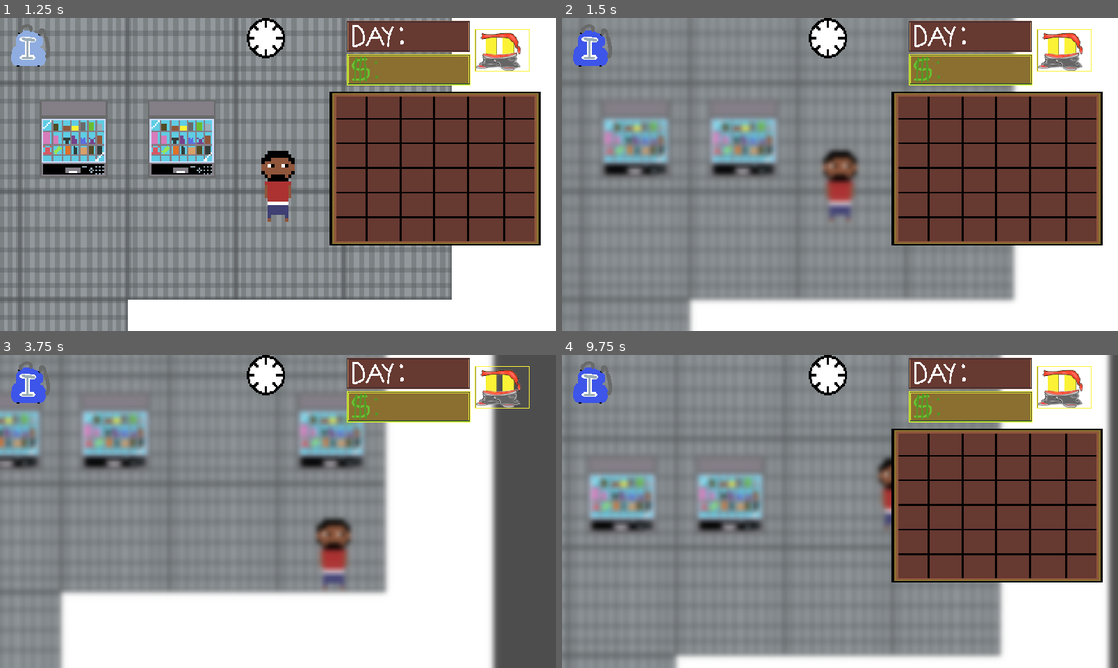
Above: before the commit, frames 1-4 (two rows, left to right).
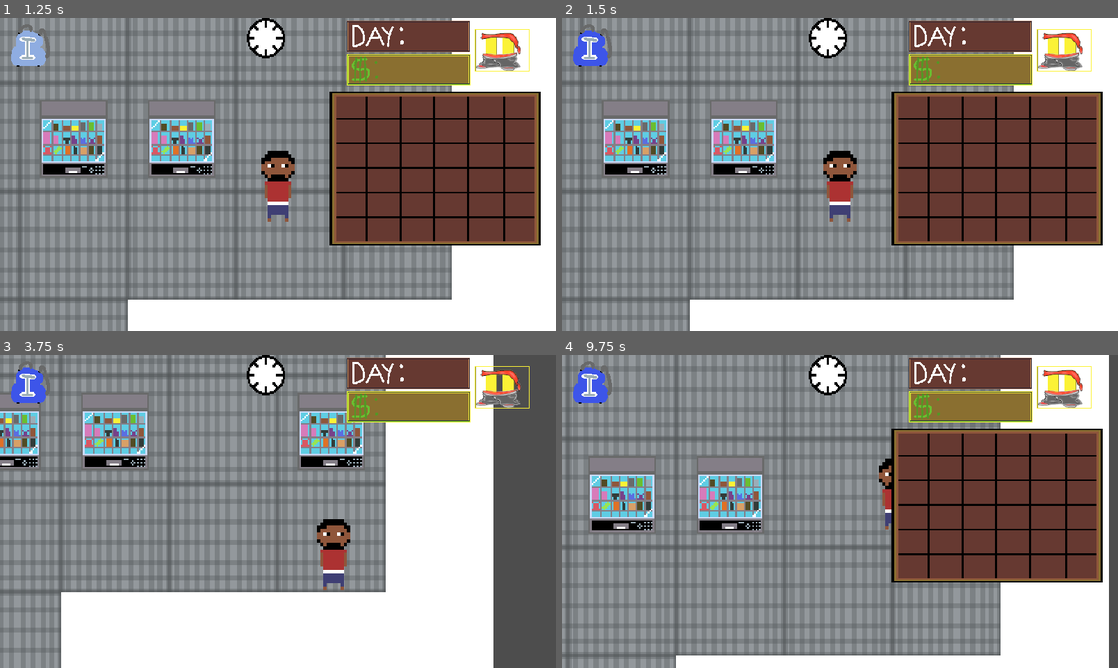
Above: after the commit, the same moments.

Repository: d0if/hood-rpg
Game: Godot game, scene res://Scenes/gas_station.tscn
The game is run twice, just before and just after one commit, with the same random seed, the same clock (stepped at 60 frames per second) and the same inputs. This scene is started directly instead of the project's main scene.
Inputs (mouse positions are in pixels of both pictures, inside the frame that each line leads up to):
- Up to frame 1 (1.25 s): click (27, 46) at 0.5 s
- Up to frame 2 (1.5 s): click (1062, 49) at 1.25 s
- Up to frame 3 (3.75 s): tap Enter at 2 s; hold Right (ui_right) 2.03-2.78 s; tap I (toggle_texture) at 2.1, 3.6 s; hold Down (ui_down) 2.78-3.53 s; tap Shift at 2.85 s; tap Space at 3.5 s; hold Right (ui_right) from 3.53 s (still down)
- Up to frame 4 (9.75 s): tap Enter at 4.25 s; release Right (ui_right) at 4.28 s; hold Up (ui_up) 4.28-5.03 s; tap Shift every 1.5 s from 4.35 to 8.85 s; hold Left (ui_left) 5.03-6.53 s; tap I (toggle_texture) every 1.5 s from 5.1 to 9.6 s; hold Down (ui_down) 6.53-7.28 s; hold Right (ui_right) 7.28-8.03 s; hold Up (ui_up) 8.03-8.78 s; hold Right (ui_right) 8.78-9.53 s; tap Space at 9.5 s; hold Down (ui_down) from 9.53 s (still down)

Frame 1 is identical in both runs. In frame 2, 6.8% of the frame differs, in the area x 0-82%, y 0-100%; in frame 3, 9.2%, in the area x 0-90%, y 0-100%; in frame 4, 7.4%.

Commit message:
02/02/2025 JOSH PLEASEEEEEE PLEASEEEEEEE

Diff:
--- a/Godot/Scenes/gas_station.tscn
+++ b/Godot/Scenes/gas_station.tscn
@@ -1,10 +1,11 @@
-[gd_scene load_steps=11 format=3 uid="uid://887bl3hit44y"]
+[gd_scene load_steps=12 format=3 uid="uid://887bl3hit44y"]
 
 [ext_resource type="Texture2D" uid="uid://co071ocggdlr3" path="res://Art/tilesets/gas station tiles/gas station.png" id="1_0vbts"]
 [ext_resource type="Texture2D" uid="uid://b6sscx3ce317a" path="res://Art/tilesets/gas station tiles/white wall.png" id="2_5g5nk"]
 [ext_resource type="PackedScene" uid="uid://bbsav1rsm67u2" path="res://Scenes/door.tscn" id="3_pfq6y"]
 [ext_resource type="PackedScene" uid="uid://cq6vwjq76mc7s" path="res://Scenes/player.tscn" id="4_ay11h"]
 [ext_resource type="Script" path="res://Scripts/Base scripts/world script.gd" id="5_dtmnv"]
+[ext_resource type="Texture2D" uid="uid://cy5qffjbk44fv" path="res://Art/Transparent BUTTON texture.png" id="6_2lbpq"]
 [ext_resource type="Script" path="res://Scripts/cash_register.gd" id="6_2rn3k"]
 
 [sub_resource type="TileSetAtlasSource" id="TileSetAtlasSource_306n1"]
@@ -42,14 +43,6 @@
 size = Vector2(127, 38)
 
 [node name="gas station" type="Node2D"]
-
-[node name="Cash Register" type="TextureButton" parent="."]
-z_index = 3
-offset_left = 587.0
-offset_top = 130.0
-offset_right = 651.0
-offset_bottom = 194.0
-script = ExtResource("6_2rn3k")
 
 [node name="TileMap" type="TileMap" parent="."]
 tile_set = SubResource("TileSet_7om8f")
@@ -93,4 +86,13 @@
 position = Vector2(598, 141)
 scale = Vector2(3.02, 3.02)
 
+[node name="Cash Register" type="TextureButton" parent="."]
+z_index = 3
+offset_left = 568.0
+offset_top = 88.0
+offset_right = 632.0
+offset_bottom = 152.0
+texture_normal = ExtResource("6_2lbpq")
+script = ExtResource("6_2rn3k")
+
 [editable path="gas-station-door"]
--- a/Godot/Scenes/player.tscn
+++ b/Godot/Scenes/player.tscn
@@ -198,9 +198,9 @@
 position = Vector2(0, -4)
 zoom = Vector2(3.5, 3.5)
 limit_left = 9
-limit_top = 20
+limit_top = 22
 limit_right = 1200
-limit_bottom = 660
+limit_bottom = 707
 limit_smoothed = true
 rotation_smoothing_enabled = true
 drag_horizontal_enabled = true
@@ -210,6 +210,7 @@
 visible = false
 
 [node name="BLUR" type="ColorRect" parent="Camera2D/HUD"]
+visible = false
 material = SubResource("ShaderMaterial_5noka")
 clip_contents = true
 anchors_preset = -1
--- a/Godot/Scenes/world.tscn
+++ b/Godot/Scenes/world.tscn
@@ -15,6 +15,7 @@
 [ext_resource type="Texture2D" uid="uid://bwe0urjfqtnu0" path="res://Art/buildings/gas station.png" id="7_niwnk"]
 [ext_resource type="Texture2D" uid="uid://b8c65grwgp3i8" path="res://Art/buildings/Crack House.png" id="8_6gjx8"]
 [ext_resource type="Texture2D" uid="uid://bcqnmddm2gkiv" path="res://Art/buildings/grey building.png" id="8_we15j"]
+[ext_resource type="Texture2D" uid="uid://dabyrjk3no75j" path="res://Art/buildings/Tunnel out of the hood.png" id="9_66wru"]
 [ext_resource type="Texture2D" uid="uid://cbcrn78oaplqu" path="res://Art/buildings/Fencing Border/Fences.png" id="11_bb1ip"]
 [ext_resource type="Texture2D" uid="uid://77j8cncg2aem" path="res://Art/buildings/Gun store.png" id="12_trkw0"]
 [ext_resource type="Script" path="res://Scripts/door.gd" id="14_opu1e"]
@@ -79,6 +80,12 @@
 1:1/size_in_atlas = Vector2i(6, 6)
 1:1/0 = 0
 1:1/0/physics_layer_0/polygon_0/points = PackedVector2Array(-50, -48, 0, -49, 46, -50, 49, 19, -9, 20, -50, 21)
+
+[sub_resource type="TileSetAtlasSource" id="TileSetAtlasSource_ycmdq"]
+texture = ExtResource("9_66wru")
+1:0/size_in_atlas = Vector2i(6, 7)
+1:0/0 = 0
+1:0/0/physics_layer_0/polygon_0/points = PackedVector2Array(-46.6691, -56.5685, 48.7904, -55.1543, 46.6691, 34.6482, -48.7904, 34.6482)
 
 [sub_resource type="TileSetAtlasSource" id="TileSetAtlasSource_fcsrs"]
 texture = ExtResource("6_n4tum")
@@ -151,24 +158,22 @@
 sources/13 = SubResource("TileSetAtlasSource_keans")
 sources/14 = SubResource("TileSetAtlasSource_6w6sv")
 sources/15 = SubResource("TileSetAtlasSource_gt5lc")
-
-[sub_resource type="RectangleShape2D" id="RectangleShape2D_3nr5l"]
-size = Vector2(30, 26)
+sources/16 = SubResource("TileSetAtlasSource_ycmdq")
 
 [sub_resource type="RectangleShape2D" id="RectangleShape2D_0ictp"]
-size = Vector2(24, 27)
+size = Vector2(26, 27)
 
 [sub_resource type="RectangleShape2D" id="RectangleShape2D_u8w6m"]
-size = Vector2(27, 19)
+size = Vector2(29.5, 14.5)
 
 [sub_resource type="RectangleShape2D" id="RectangleShape2D_3ivmw"]
 size = Vector2(23, 19)
 
 [sub_resource type="RectangleShape2D" id="RectangleShape2D_2hsiw"]
-size = Vector2(16, 13)
+size = Vector2(16, 15)
 
 [node name="world" type="Node2D"]
-position = Vector2(-3, -2)
+position = Vector2(-9, 59)
 
 [node name="TileMap" type="TileMap" parent="."]
 position = Vector2(5, 12)
@@ -177,24 +182,18 @@
 layer_0/name = "ground"
 layer_0/tile_data = PackedInt32Array(131074, 5177345, 5, 131078, 5177345, 5, 131082, 5177345, 5, 131086, 5177345, 5, 39 …(10890 unchanged characters)…
 layer_1/name = "Fencing"
-layer_1/tile_data = PackedInt32Array(-131070, 9, 0, -131066, …(108 unchanged characters)…  0, -131034, 9, 0, -131030, 9, 0, -131026, 9, 0, -131022, 9, 0, -131018, 9, 0, -131014, 9, 0, - …(769 unchanged characters)…
+layer_1/tile_data = PackedInt32Array(-131070, 9, 0, -131066, …(108 unchanged characters)…  0, -131034, 9, 0, -131030, 9, 0, -131022, 9, 0, -131018, 9, 0, -131014, 9, 0, - …(769 unchanged characters)…
 layer_2/name = "ysort"
 layer_3/name = "Buildings"
-layer_3/tile_data = PackedInt32Array(8, 65539, 0, 786441, 65 …(241 unchanged characters)…  1, 2293768, 65550, 1, 1835075, 65549, 1)
+layer_3/tile_data = PackedInt32Array(8, 65539, 0, 786441, 65 …(241 unchanged characters)…  1, 2293768, 65550, 1, 1835075, 65549, 1, -196562, 65552, 0)
 
 [node name="Player" parent="." instance=ExtResource("4_h6q1r")]
 position = Vector2(150, 101)
 
-[node name="Apartment_transition_point" type="Area2D" parent="."]
-
-[node name="CollisionShape2D" type="CollisionShape2D" parent="Apartment_transition_point"]
-position = Vector2(118, 63)
-shape = SubResource("RectangleShape2D_3nr5l")
-
 [node name="Chingy_enter" type="Area2D" parent="."]
 
 [node name="CollisionShape2D" type="CollisionShape2D" parent="Chingy_enter"]
-position = Vector2(153, 246.5)
+position = Vector2(157, 246.5)
 shape = SubResource("RectangleShape2D_0ictp")
 
 [node name="Test-apt-door" type="Node2D" parent="." groups=["doors"]]
@@ -207,7 +206,7 @@
 [node name="Area2D" type="Area2D" parent="Test-apt-door"]
 
 [node name="DOOR COLLISION" type="CollisionShape2D" parent="Test-apt-door/Area2D"]
-position = Vector2(1.5, -8.5)
+position = Vector2(6.25, -7.25)
 shape = SubResource("RectangleShape2D_u8w6m")
 
 [node name="EXIT POSITION" type="Marker2D" parent="Test-apt-door"]
@@ -236,7 +235,7 @@
 metadata/Target = "gas_station"
 
 [node name="DOOR COLLISION" parent="gas-door/Area2D" index="0"]
-position = Vector2(817, 235.5)
+position = Vector2(821, 236.5)
 shape = SubResource("RectangleShape2D_2hsiw")
 
 [node name="EXIT POSITION" parent="gas-door" index="1"]
@@ -257,8 +256,6 @@
 [node name="White_kid" parent="." instance=ExtResource("22_bytpu")]
 position = Vector2(157, 468)
 
-[connection signal="body_entered" from="Apartment_transition_point" to="." method="_on_apartment_transition_point_body_entered"]
-[connection signal="body_exited" from="Apartment_transition_point" to="." method="_on_apartment_transition_point_body_exited"]
 [connection signal="body_entered" from="Chingy_enter" to="." method="_on_chingy_enter_body_entered"]
 [connection signal="body_exited" from="Chingy_enter" to="." method="_on_chingy_enter_body_exited"]
 [connection signal="body_entered" from="Test-apt-door/Area2D" to="Test-apt-door" method="_on_area_2d_body_entered"]
--- a/Godot/Scripts/cash_register.gd
+++ b/Godot/Scripts/cash_register.gd
@@ -1,6 +1,6 @@
 extends TextureButton
 
-@onready var sprite: AnimatedSprite2D = $"../../Clock"  # Adjust path if necessary
+@onready var sprite: AnimatedSprite2D = $"player/Camera2D/HUD/Clock"  # Adjust path if necessary
 var interaction_count: int = 0
 const MAX_INTERACTIONS: int = 7
 var oscillating: bool = false
Binary file added: Godot/Art/buildings/Tunnel out of the hood.png
Not shown, added: Godot/Art/buildings/Tunnel out of the hood.png.import
Not shown: 1 places in Godot/Scenes/world.tscn that only renumber resources
